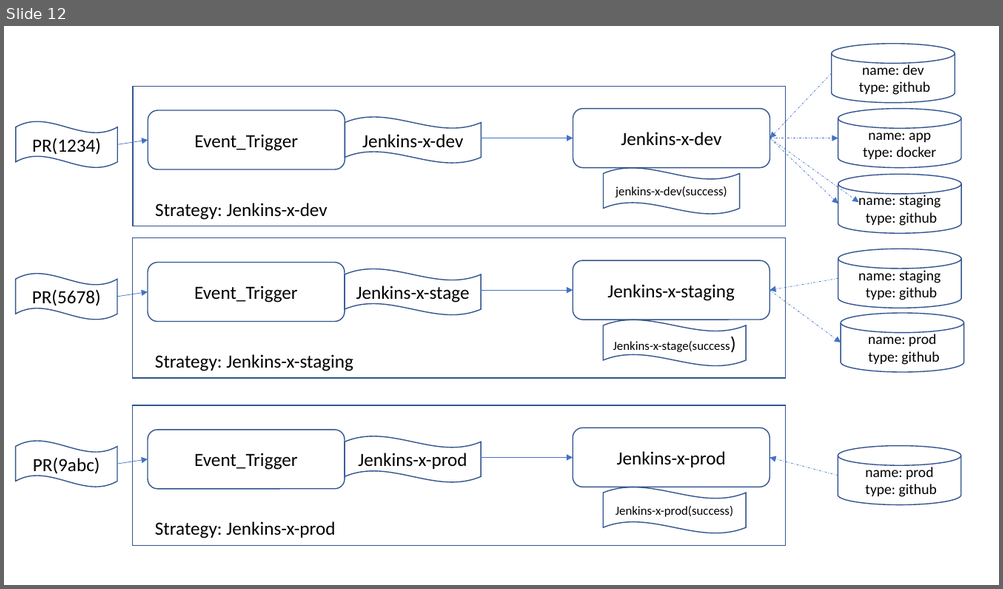
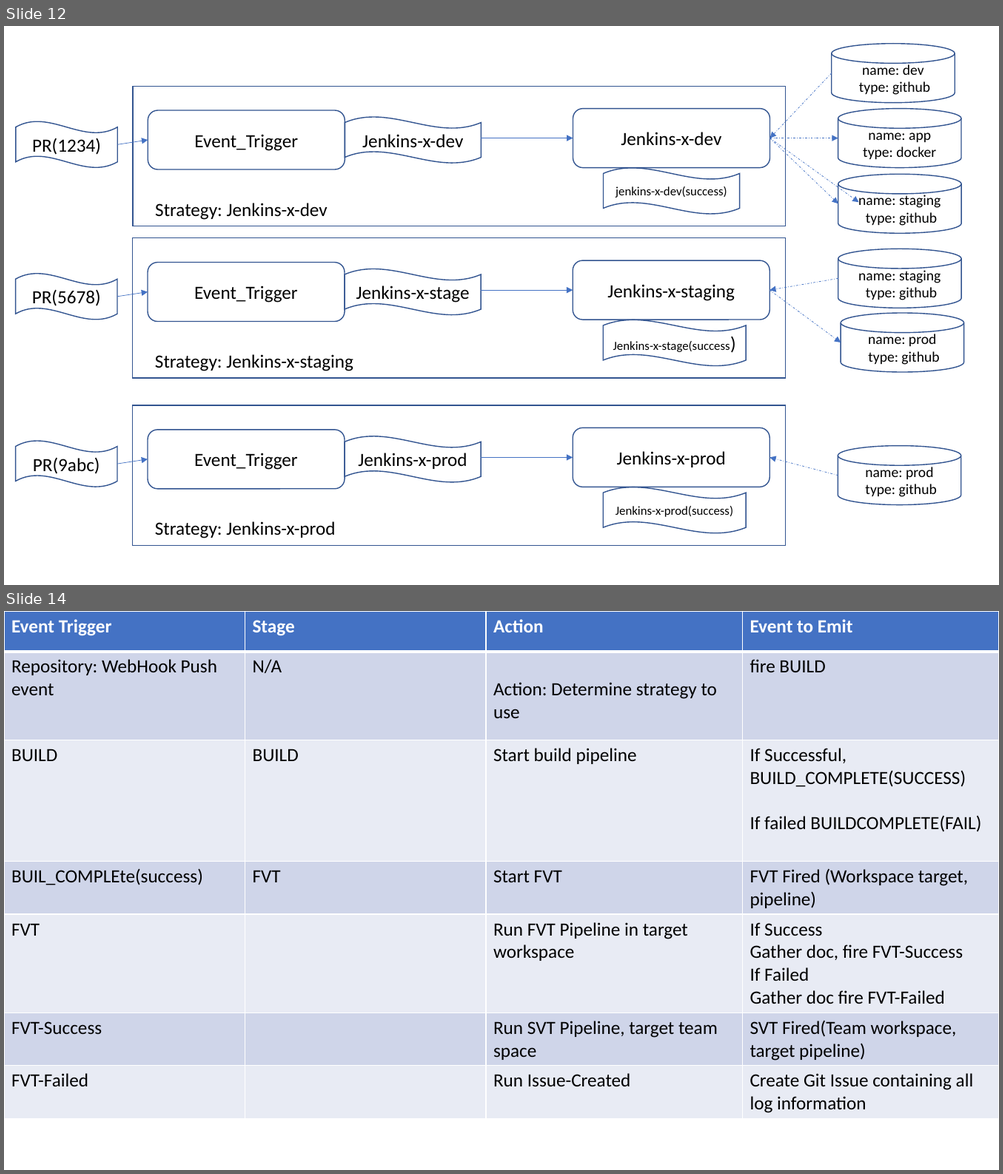
Before and after one commit to mchenggit/kabanero-event, a slide deck: architecture/KabaneroEvent.pptx. Shown one above the other, each under a label of ours: slide 12 before the commit, slides 12 and 14 after it; the slides between them are not shown. The pictures are 1003x589 and 1003x1174 pixels, drawn with LibreOffice and Linux fonts; fonts in the diff are those of the drawing. Boxes give left, top, right and bottom in pixels: in the first picture for what was removed or moved away, otherwise in the second. Text is boxed around its words. In the diff, an @@ line names an element or a change of style, - is before the commit and + after.

```diff
--- a/architecture/KabaneroEvent.pptx
+++ b/architecture/KabaneroEvent.pptx
@@ slide 14 added at (4,611,999,1170), background #FFFFFF @@
@@ table added at (4,611,999,1116), 7 rows, 4 columns @@
+Event Trigger | Stage | Action | Event to Emit
+Repository: WebHook Push event | N/A | Action: Determine strategy to use | fire BUILD
+BUILD | BUILD | Start build pipeline | If Successful, BUILD_COMPLETE(SUCCESS) / If failed BUILDCOMPLETE(FAIL)
+BUIL_COMPLEte(success) | FVT | Start FVT | FVT Fired (Workspace target, pipeline)
+FVT |  | Run FVT Pipeline in target workspace | If Success / Gather doc, fire FVT-Success / If Failed / Gather doc fire FVT-Failed
+FVT-Success |  | Run SVT Pipeline, target team space | SVT Fired(Team workspace, target pipeline)
+FVT-Failed |  | Run Issue-Created | Create Git Issue containing all log information
```
Also in this commit, not shown: 2 slides changed, 1 other slide added, 2 other files.
